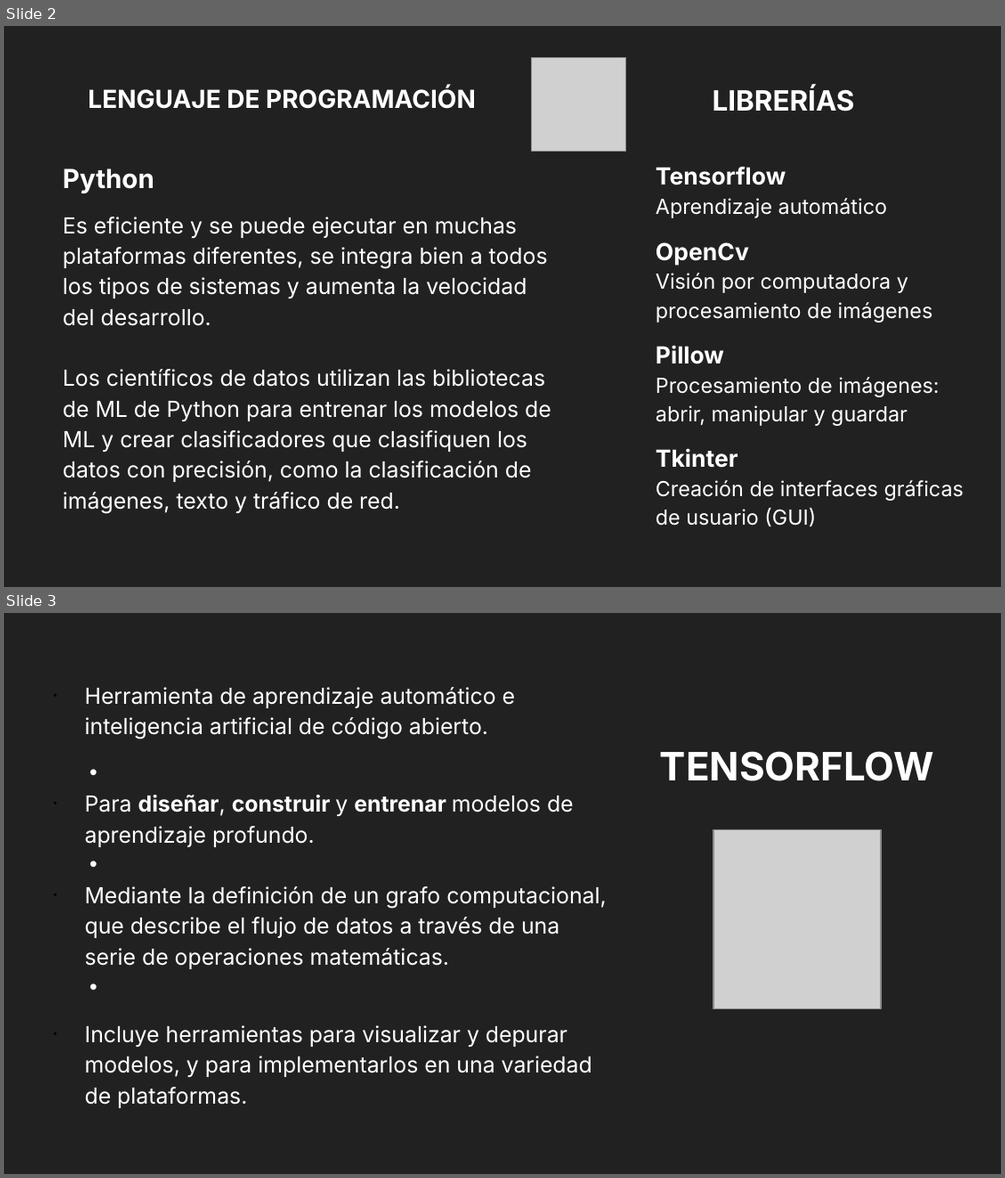
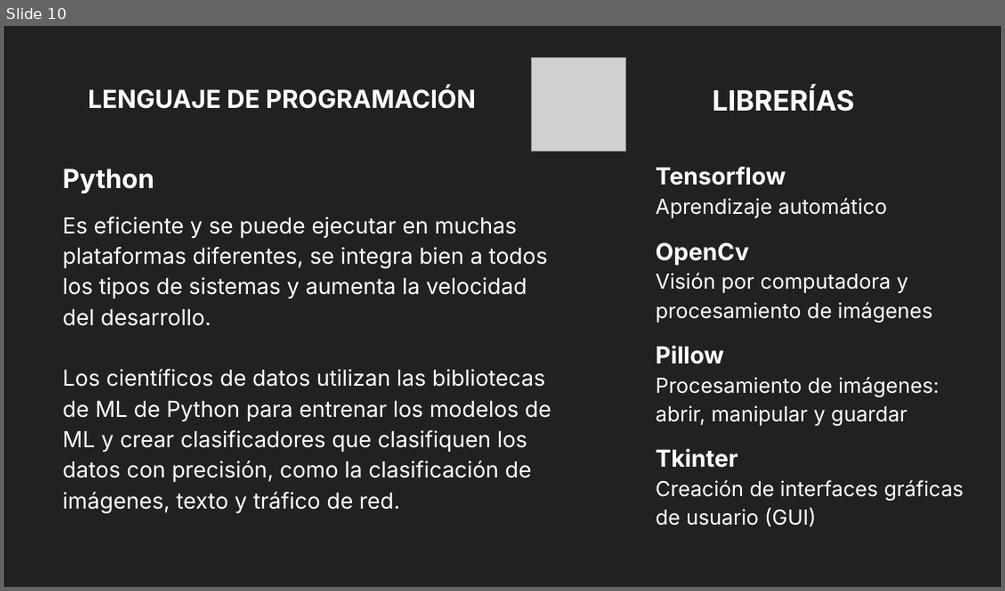
Before and after one commit to VataUTN/Deteccion_de_Figuras_Geometricas, a slide deck: Parcial MI.odp. Shown one above the other, each under a label of ours: slides 2 and 3 before the commit, slide 10 after it. The pictures are 1005x1178 and 1005x591 pixels, drawn with LibreOffice and Linux fonts; fonts in the diff are those of the drawing; grey boxes stand for pictures. Boxes give left, top, right and bottom in pixels: in the first picture for what was removed or moved away, otherwise in the second. Text is boxed around its words. In the diff, an @@ line names an element or a change of style, - is before the commit and + after.

```diff
--- a/Parcial MI.odp
+++ b/Parcial MI.odp
@@ slide 3 removed at bbox=[4, 613, 1001, 1174], background #212121 @@
@@ text removed at bbox=[85, 687, 607, 1108] @@
-• Herramienta de aprendizaje automático e inteligencia artificial de código abierto.
-• Para diseñar, construir y entrenar modelos de aprendizaje profundo.
-• Mediante la definición de un grafo computacional, que describe el flujo de datos a través de una serie de operaciones matemáticas.
-• Incluye herramientas para visualizar y depurar modelos, y para implementarlos en una variedad de plataformas.
@@ title removed at bbox=[660, 751, 934, 781] @@
-TENSORFLOW
@@ picture removed at bbox=[713, 829, 882, 1008] @@
@@ what was slide 2 is now slide 10 @@
```
Also in this commit, not shown: 3 slides added, 2 other slides removed.
